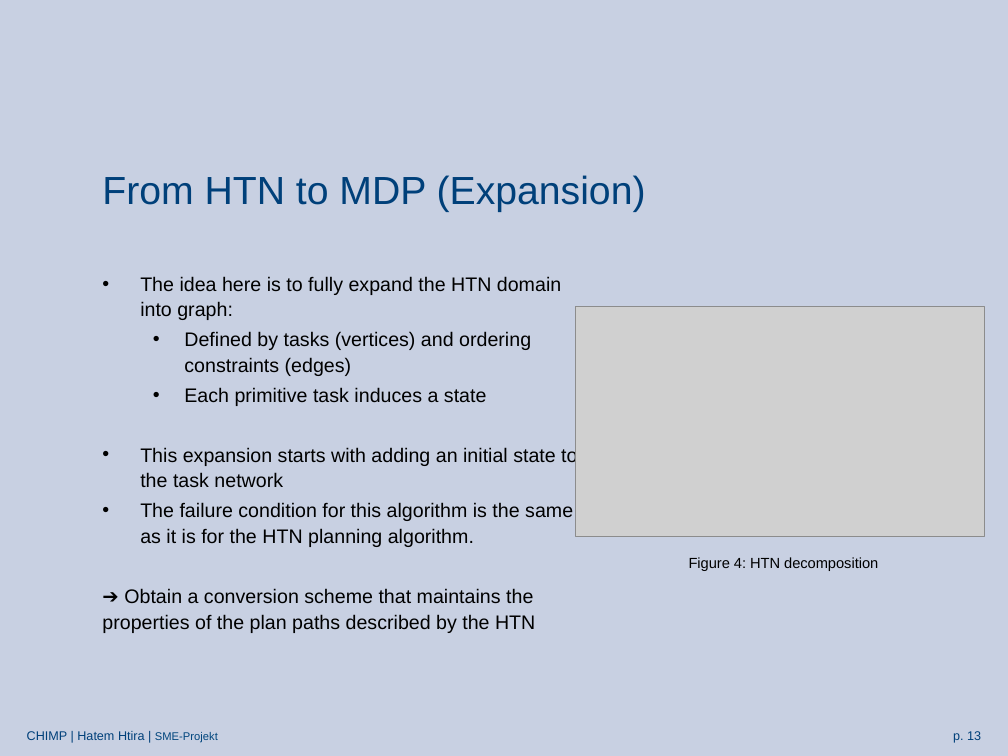
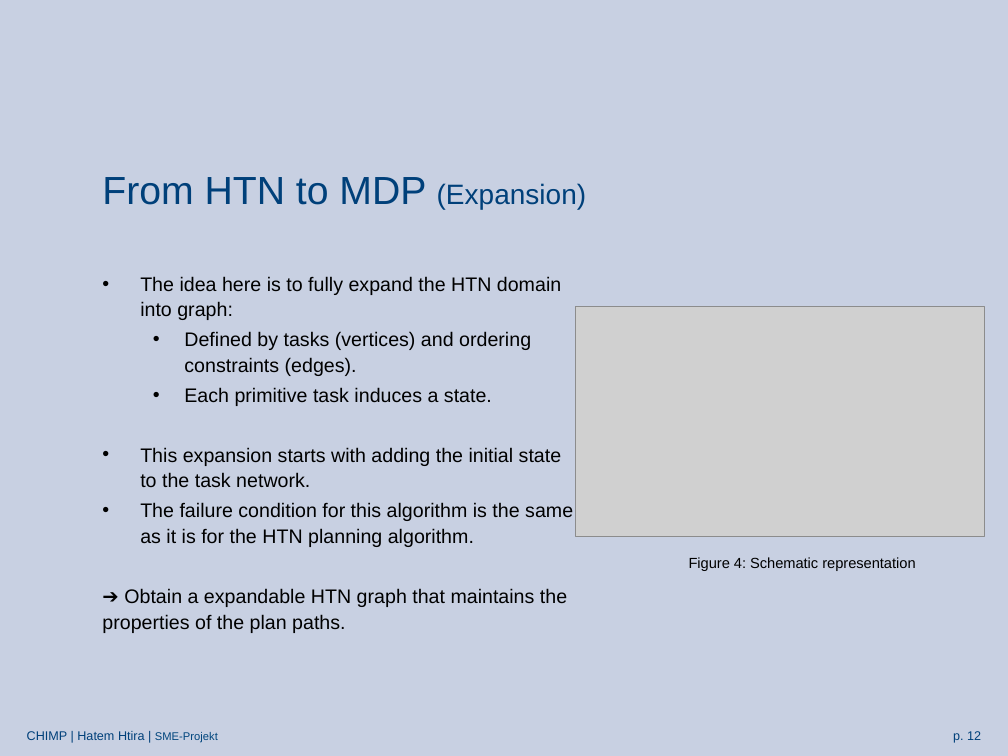
Before and after one commit to htiraHatem/CHIMP_MDP, a slide deck: slide 12 of HTN2MDP presentation.pptx (slide 13 before the commit). Drawn at 1008x756 pixels with LibreOffice and Linux fonts; fonts in the diff are those of the drawing; grey boxes stand for pictures; background and template pictures are left out. Boxes give left, top, right and bottom in pixels: in the first picture for what was removed or moved away, otherwise in the second. Text is boxed around its words. In the diff, an @@ line names an element or a change of style, - is before the commit and + after.

```diff
--- a/HTN2MDP presentation.pptx
+++ b/HTN2MDP presentation.pptx
@@ title "From HTN to MDP (Expansion)" at bbox=[102, 177, 587, 209]: size 28 to 20 pt in "(Expansion)" @@
@@ text at bbox=[140, 331, 562, 488]: text changed @@
-  • Defined by tasks (vertices) and ordering constraints (edges)
-  • Each primitive task induces a state
-• This expansion starts with adding an initial state to the task network
+  • Defined by tasks (vertices) and ordering constraints (edges).
+  • Each primitive task induces a state.
+• This expansion starts with adding the initial state to the task network.
@@ text at bbox=[689, 557, 915, 571]: text changed @@
-Figure 4: HTN decomposition
+Figure 4: Schematic representation
@@ text at bbox=[102, 588, 567, 633]: text changed @@
-➔ Obtain a conversion scheme that maintains the properties of the plan paths described by the HTN
+➔ Obtain a expandable HTN graph that maintains the properties of the plan paths.
@@ page number at bbox=[953, 731, 981, 743]: text changed @@
-p. 13
+p. 12
```
Also in this commit, not shown: 14 other slides changed, 1 slide removed.
